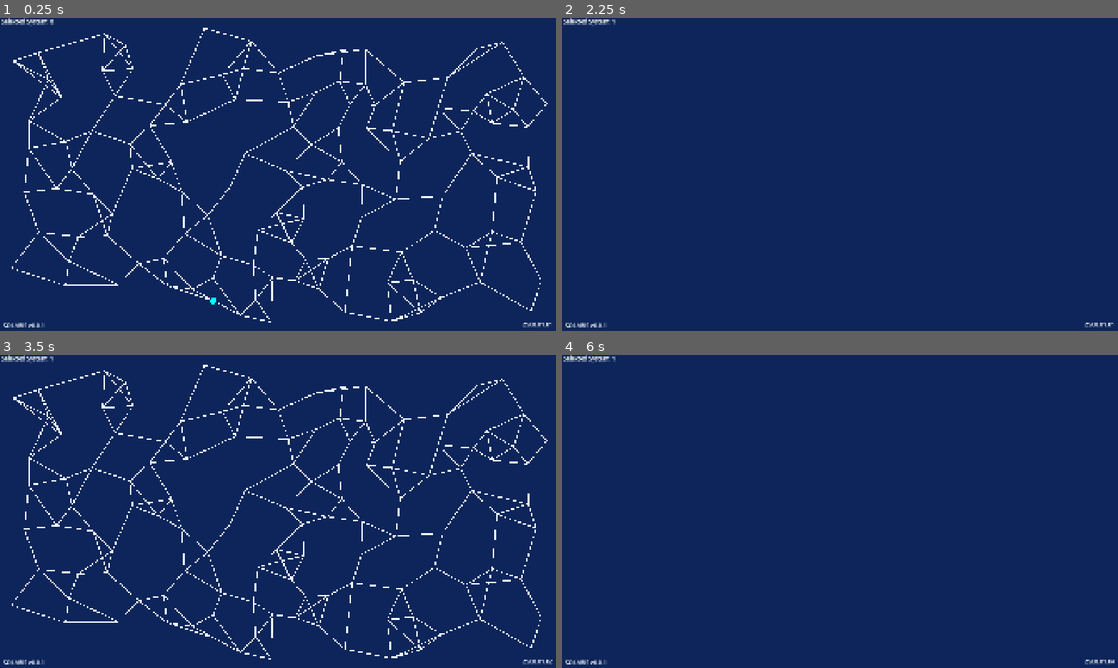
Above: before the commit, frames 1-4 (two rows, left to right).
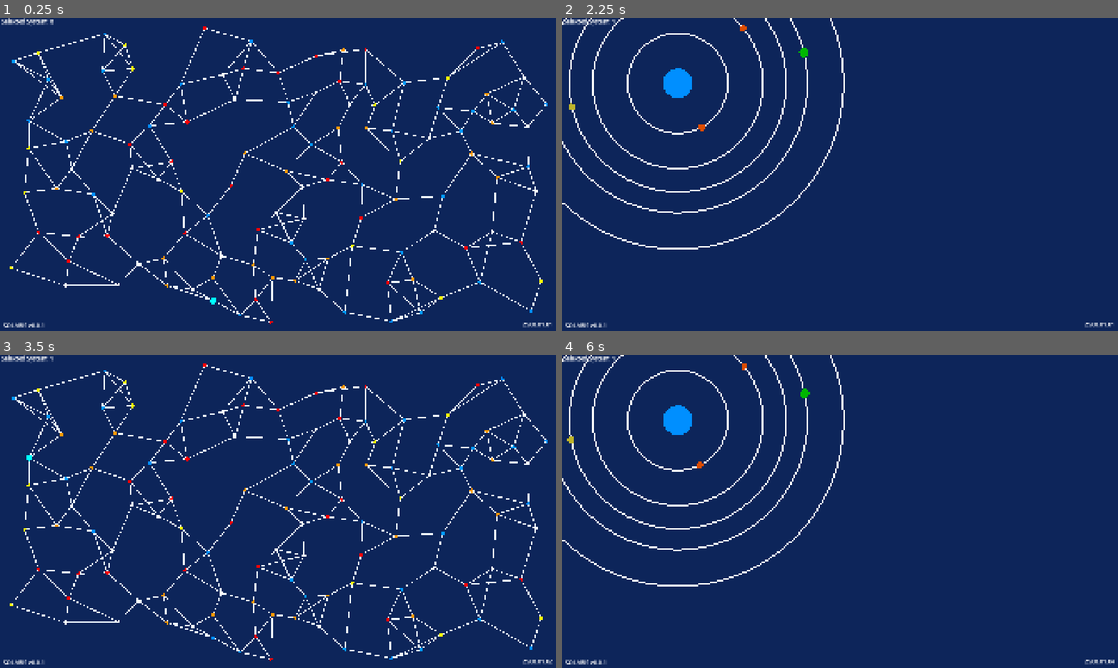
Above: after the commit, the same moments.

Repository: wrxme/Solaris
Game: Godot game, scene res://assets/scenes/game.tscn
Two runs of this game, one before a commit and one after it. Both use one fixed random seed, a clock stepped at 60 frames per second and the inputs below.
Inputs:
- Up to frame 1 (0.25 s): no input
- Up to frame 2 (2.25 s): tap Enter (enter) at 0.5, 1.35, 2 s; hold Right (right) 0.53-1.28 s; hold R (Refresh) 0.53-1.28 s; tap Space (pause) at 1.25 s; hold Left (left) 1.28-2.03 s; hold Right (right) from 2.03 s (still down); hold R (Refresh) from 2.03 s (still down)
- Up to frame 3 (3.5 s): keep holding Right (right); tap Space (pause) at 2.75 s; release R (Refresh) at 2.78 s; tap Enter (enter) at 2.85 s
- Up to frame 4 (6 s): tap Enter (enter) at 3.5, 4.35, 5.85 s; release Right (right) at 3.53 s; hold R (Refresh) 3.53-4.28 s; hold Left (left) 3.53-5.78 s; tap Space (pause) at 4.25 s; hold R (Refresh) 5.03-5.78 s; hold Right (right) from 5.78 s (still down)

The runs differ from the first frame. In frame 1, 0.6% of the frame differs, in the area x 1-99%, y 2-98%; in frame 2, 2.3%, in the area x 0-51%, y 0-74%; in frame 3, 0.6%; in frame 4, 2.3%.
Error before the commit: Out of bounds get index '-1' (on base: 'Array[StarType]') (res://scripts/galaxy_generation/solarsystem.gd:23)

Commit message:
generation settings bug fix

Diff:
--- a/assets/scenes/game.tscn
+++ b/assets/scenes/game.tscn
@@ -1,7 +1,29 @@
-[gd_scene load_steps=4 format=3 uid="uid://crrebuj6lufda"]
+[gd_scene load_steps=26 format=3 uid="uid://crrebuj6lufda"]
 
 [ext_resource type="Script" uid="uid://bhbsx3bfc2ppj" path="res://scripts/gameplay_managers/game_manager.gd" id="1_cb66b"]
 [ext_resource type="Script" uid="uid://b13nlhuidy8o4" path="res://scripts/utils/galaxy_generation_settings.gd" id="2_dis88"]
+[ext_resource type="Script" uid="uid://c0n7xbpmoevwv" path="res://scripts/types/star_type.gd" id="3_phsto"]
+[ext_resource type="Resource" uid="uid://w702dxvladin" path="res://assets/star_types/blue_giant.tres" id="4_pkhv0"]
+[ext_resource type="Resource" uid="uid://by58sy2alfk8n" path="res://assets/star_types/class_a.tres" id="5_i358u"]
+[ext_resource type="Resource" uid="uid://s3sq1l63fmff" path="res://assets/star_types/class_b.tres" id="6_s2rys"]
+[ext_resource type="Resource" uid="uid://df1amxsla4bfw" path="res://assets/star_types/class_f.tres" id="7_fc420"]
+[ext_resource type="Resource" uid="uid://dek4gx3nnrvk1" path="res://assets/star_types/class_g.tres" id="8_kc0sw"]
+[ext_resource type="Resource" uid="uid://d4fs0nd50y21u" path="res://assets/star_types/red_dwarf.tres" id="9_fqk1v"]
+[ext_resource type="Resource" uid="uid://d2w88il8g6la6" path="res://assets/star_types/red_giant.tres" id="10_5jdip"]
+[ext_resource type="Resource" uid="uid://rxq534gcu5ae" path="res://assets/star_types/white_dwarf.tres" id="11_3cnnv"]
+[ext_resource type="Script" uid="uid://ct5kmllr4nuls" path="res://scripts/types/world_type.gd" id="12_pkhv0"]
+[ext_resource type="Resource" uid="uid://cu32ufyyvxdme" path="res://assets/world_types/arctic.tres" id="13_fx2rd"]
+[ext_resource type="Resource" uid="uid://bet6fofqn6s4m" path="res://assets/world_types/barren.tres" id="14_jdjof"]
+[ext_resource type="Resource" uid="uid://ca8pg5tncckj5" path="res://assets/world_types/continental.tres" id="15_h5j7u"]
+[ext_resource type="Resource" uid="uid://dhudkg0lgwu21" path="res://assets/world_types/desert.tres" id="16_8vm3o"]
+[ext_resource type="Resource" uid="uid://cmbvon2x1i2qx" path="res://assets/world_types/gas_giant.tres" id="17_p2xyf"]
+[ext_resource type="Resource" uid="uid://cmc7itggtrfgk" path="res://assets/world_types/molten.tres" id="18_xe33q"]
+[ext_resource type="Resource" uid="uid://ok3r32j6whgk" path="res://assets/world_types/moon_habitable.tres" id="19_1q3k2"]
+[ext_resource type="Resource" uid="uid://buek5jiqt3l3x" path="res://assets/world_types/moon_uninhabitable.tres" id="20_4hayi"]
+[ext_resource type="Resource" uid="uid://clw60ef58anvi" path="res://assets/world_types/ocean.tres" id="21_tcehl"]
+[ext_resource type="Resource" uid="uid://tlc1kk44ue8s" path="res://assets/world_types/savannah.tres" id="22_c7jqk"]
+[ext_resource type="Resource" uid="uid://bxlacpjg8tbut" path="res://assets/world_types/tropical.tres" id="23_3sk60"]
+[ext_resource type="Resource" uid="uid://yjdeosd30yrv" path="res://assets/world_types/tundra.tres" id="24_lx1sk"]
 
 [sub_resource type="Resource" id="Resource_5gf0t"]
 script = ExtResource("2_dis88")
@@ -10,6 +32,8 @@
 min_dist_between_stars = 75.0
 bonus_link_percentage = 0.015
 max_bonus_link_length = 500.0
+star_types = Array[ExtResource("3_phsto")]([ExtResource("4_pkhv0"), ExtResource("5_i358u"), ExtResource("6_s2rys"), ExtResource("7_fc420"), ExtResource("8_kc0sw"), ExtResource("9_fqk1v"), ExtResource("10_5jdip"), ExtResource("11_3cnnv")])
+world_types = Array[ExtResource("12_pkhv0")]([ExtResource("13_fx2rd"), ExtResource("14_jdjof"), ExtResource("15_h5j7u"), ExtResource("16_8vm3o"), ExtResource("17_p2xyf"), ExtResource("18_xe33q"), ExtResource("19_1q3k2"), ExtResource("20_4hayi"), ExtResource("21_tcehl"), ExtResource("22_c7jqk"), ExtResource("23_3sk60"), ExtResource("24_lx1sk")])
 star_radius = 6.0
 link_width = 3.0
 metadata/_custom_type_script = "uid://b13nlhuidy8o4"
